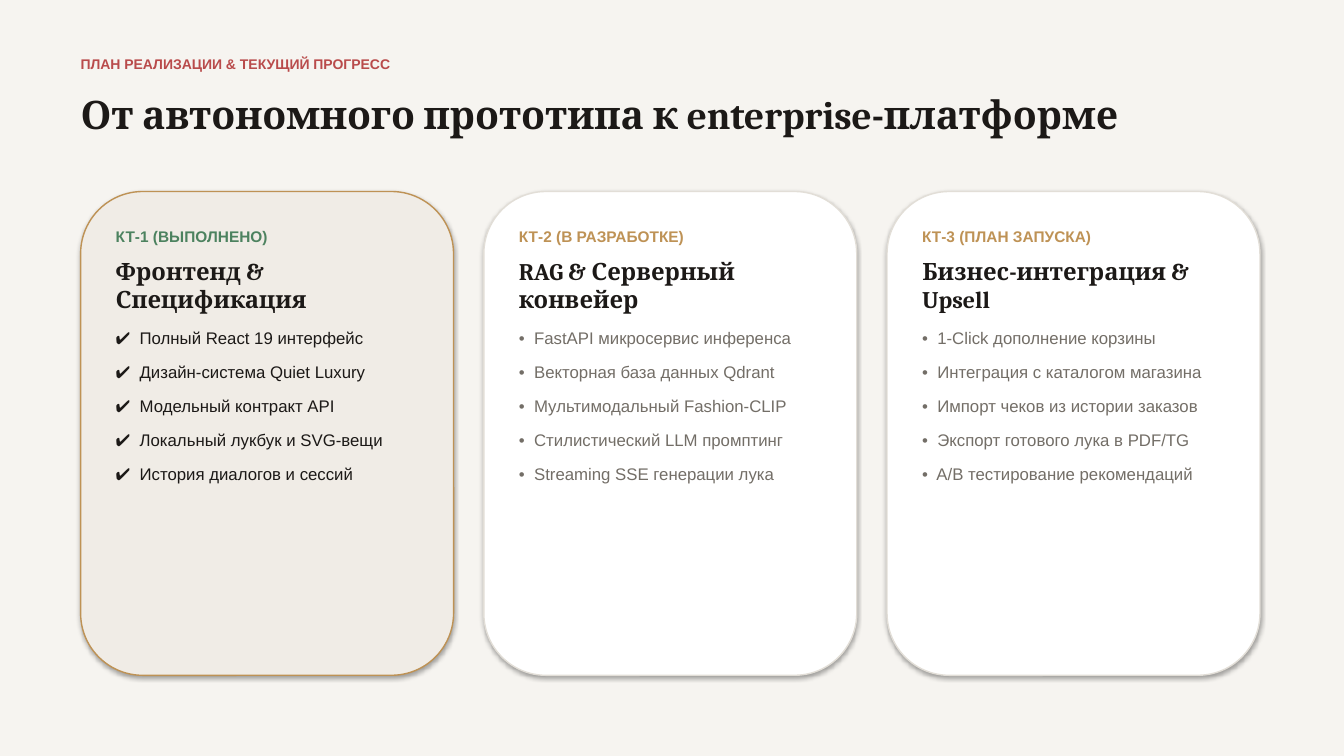
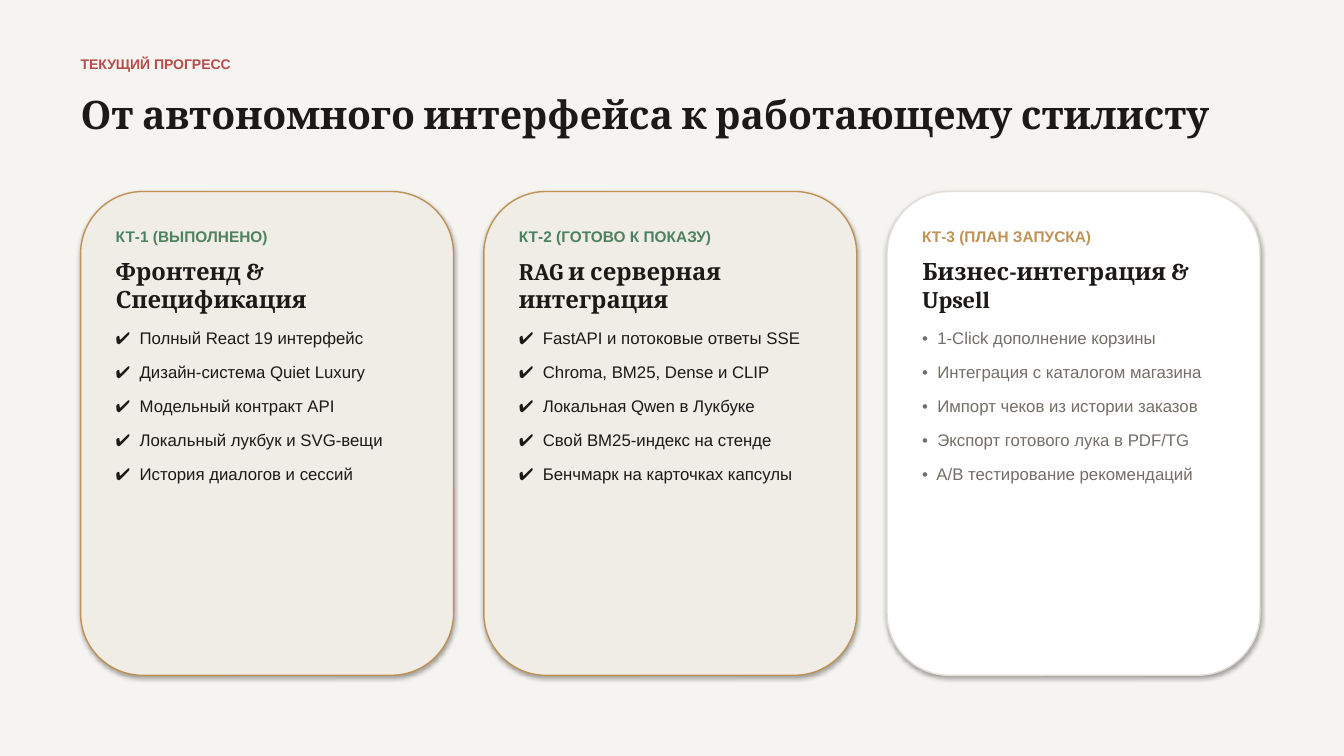
Before and after one commit to SachaXoDev/NIRS_AI_stilist, a slide deck: slide 7 of AI_Stylist_Presentation.pptx. Drawn at 1344x756 pixels with LibreOffice and Linux fonts; fonts in the diff are those of the drawing. Boxes give left, top, right and bottom in pixels: in the first picture for what was removed or moved away, otherwise in the second. Text is boxed around its words. In the diff, an @@ line names an element or a change of style, - is before the commit and + after.

```diff
--- a/AI_Stylist_Presentation.pptx
+++ b/AI_Stylist_Presentation.pptx
@@ text at [81, 58, 231, 72]: text changed @@
-ПЛАН РЕАЛИЗАЦИИ & ТЕКУЩИЙ ПРОГРЕСС
+ТЕКУЩИЙ ПРОГРЕСС
@@ text at [81, 98, 1209, 139]: text changed @@
-От автономного прототипа к enterprise-платформе
+От автономного интерфейса к работающему стилисту
@@ rounded rectangle at [484, 192, 857, 676]: fill #FFFFFF to #F0ECE6; outline #E2DED7 1 pt to #BE9255 1 pt @@
@@ text at [519, 231, 800, 484]: text changed; text colour #736E67 to #1C1917 @@
-КТ-2 (В РАЗРАБОТКЕ)
-RAG & Серверный конвейер
-• FastAPI микросервис инференса
-• Векторная база данных Qdrant
-• Мультимодальный Fashion-CLIP
-• Стилистический LLM промптинг
-• Streaming SSE генерации лука
+КТ-2 (ГОТОВО К ПОКАЗУ)
+RAG и серверная интеграция
+✔ FastAPI и потоковые ответы SSE
+✔ Chroma, BM25, Dense и CLIP
+✔ Локальная Qwen в Лукбуке
+✔ Свой BM25-индекс на стенде
+✔ Бенчмарк на карточках капсулы
```
Also in this commit, not shown: 6 other slides changed, 1 slide added, 1 slide removed, 4 other files.
